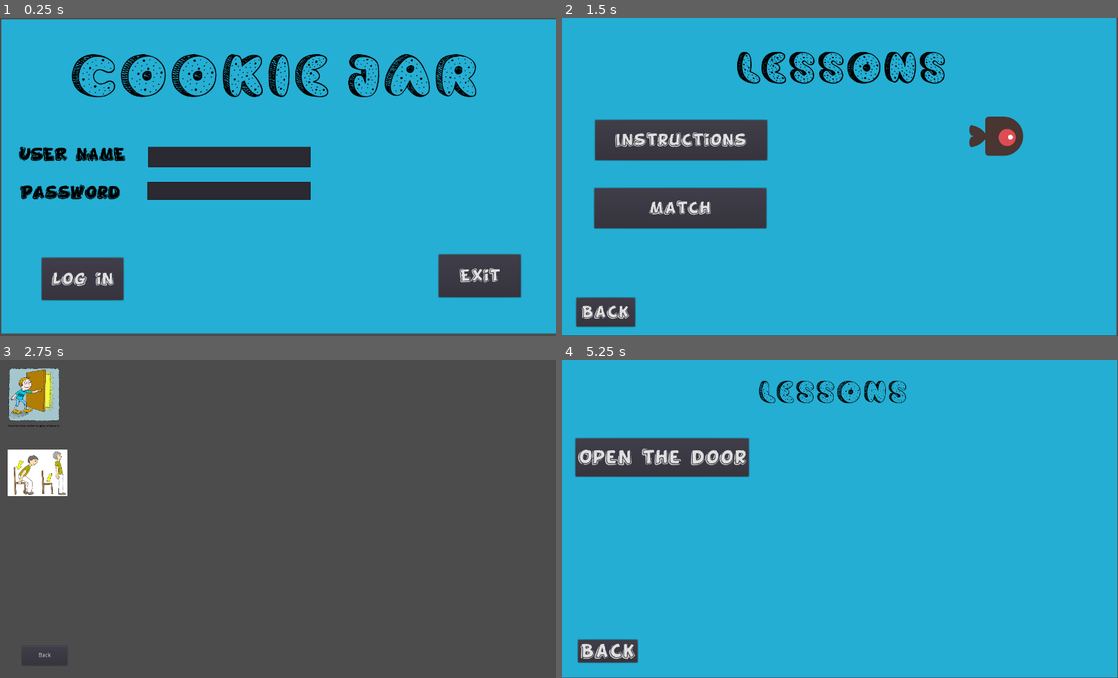
Above: before the commit, frames 1-4 (two rows, left to right).
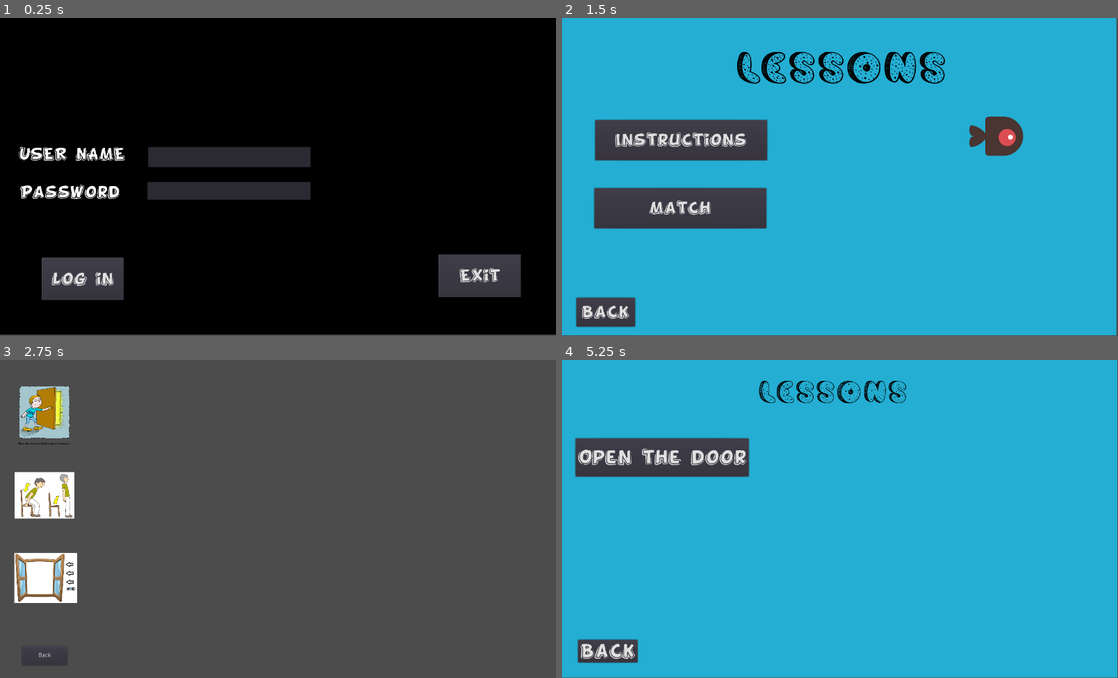
Above: after the commit, the same moments.

Repository: athelog/CookiesJAR
Game: Godot game, scene res://Scene/main.tscn
Same seed, same stepped clock (60 frames per second), same inputs: the game is played once before the commit and once after it. Video files are missing from this copy of the repository; at most half a second of black plays in their place.
Inputs (mouse positions are in pixels of both pictures, inside the frame that each line leads up to):
- Up to frame 1 (0.25 s): no input
- Up to frame 2 (1.5 s): click (789, 157) at 0.52 s; type "Alex" at 0.6 s; click (789, 189) at 0.75 s; type "12" at 0.83 s; click "Log in" at 1.25 s
- Up to frame 3 (2.75 s): click "Match" at 2 s
- Up to frame 4 (5.25 s): click "Back" at 2.75 s; click "Back" at 3.5 s; click "Log in" at 4.25 s; click "Instructions" at 5 s

The runs differ from the first frame. In frame 1, 91% of the frame differs, in the area x 0-100%, y 0-100%; in frame 2, nothing differs; in frame 3, 5.9%; in frame 4, nothing differs.

Commit message:
Cambiso en apariencia

Diff:
--- a/Code/main.gd
+++ b/Code/main.gd
@@ -3,7 +3,7 @@
 var userPasswordFld
 
 func _ready():
-	pass
+	$loginVideo.play()
 
 func _process(delta):#se ejecuta cada frame.
 	pass
--- a/Scene/main.tscn
+++ b/Scene/main.tscn
@@ -1,39 +1,40 @@
-[gd_scene load_steps=9 format=2]
+[gd_scene load_steps=10 format=2]
 
 [ext_resource path="res://Code/main.gd" type="Script" id=1]
-[ext_resource path="res://Font/Cookie Dough.otf" type="DynamicFontData" id=2]
-[ext_resource path="res://Font/FunnyKid.ttf" type="DynamicFontData" id=3]
+[ext_resource path="res://MEDIA/Videos/Login/login_animation_Scene-2.ogv" type="VideoStream" id=2]
+[ext_resource path="res://Font/Cookie Dough.otf" type="DynamicFontData" id=3]
+[ext_resource path="res://Font/FunnyKid.ttf" type="DynamicFontData" id=4]
 
 [sub_resource type="DynamicFont" id=1]
 
 size = 150
-use_mipmaps = false
-use_filter = false
-font_data = ExtResource( 2 )
-_sections_unfolded = [ "Font", "Settings" ]
-
-[sub_resource type="DynamicFont" id=2]
-
-size = 50
-use_mipmaps = false
-use_filter = false
-font_data = ExtResource( 3 )
-_sections_unfolded = [ "Settings" ]
-
-[sub_resource type="DynamicFont" id=3]
-
-size = 50
 use_mipmaps = false
 use_filter = false
 font_data = ExtResource( 3 )
 _sections_unfolded = [ "Font", "Settings" ]
 
+[sub_resource type="DynamicFont" id=2]
+
+size = 50
+use_mipmaps = false
+use_filter = false
+font_data = ExtResource( 4 )
+_sections_unfolded = [ "Settings" ]
+
+[sub_resource type="DynamicFont" id=3]
+
+size = 50
+use_mipmaps = false
+use_filter = false
+font_data = ExtResource( 4 )
+_sections_unfolded = [ "Font", "Settings" ]
+
 [sub_resource type="DynamicFont" id=4]
 
 size = 50
 use_mipmaps = false
 use_filter = false
-font_data = ExtResource( 3 )
+font_data = ExtResource( 4 )
 _sections_unfolded = [ "Settings" ]
 
 [sub_resource type="DynamicFont" id=5]
@@ -41,11 +42,10 @@
 size = 50
 use_mipmaps = false
 use_filter = false
-font_data = ExtResource( 3 )
+font_data = ExtResource( 4 )
 _sections_unfolded = [ "Font", "Settings" ]
 
-
-[node name="CanvasLayer" type="CanvasLayer" index="0"]
+[node name="CanvasLayer" type="CanvasLayer"]
 
 layer = 1
 offset = Vector2( 0, 0 )
@@ -55,8 +55,31 @@
 script = ExtResource( 1 )
 _sections_unfolded = [ "Pause" ]
 
-[node name="ColorRect" type="ColorRect" parent="." index="0"]
-
+[node name="loginVideo" type="VideoPlayer" parent="." index="0"]
+
+anchor_left = 0.0
+anchor_top = 0.0
+anchor_right = 0.0
+anchor_bottom = 0.0
+margin_right = 1362.0
+margin_bottom = 777.0
+rect_pivot_offset = Vector2( 0, 0 )
+mouse_filter = 0
+mouse_default_cursor_shape = 0
+size_flags_horizontal = 1
+size_flags_vertical = 1
+audio_track = 0
+stream = ExtResource( 2 )
+volume_db = 0.0
+autoplay = false
+paused = false
+expand = true
+buffering_msec = 500
+bus = "Master"
+
+[node name="ColorRect" type="ColorRect" parent="." index="1"]
+
+visible = false
 anchor_left = 0.0
 anchor_top = 0.0
 anchor_right = 0.0
@@ -72,7 +95,7 @@
 size_flags_vertical = 1
 color = Color( 0.146255, 0.687375, 0.832031, 1 )
 
-[node name="Title" type="Label" parent="." index="1"]
+[node name="Title" type="Label" parent="." index="2"]
 
 anchor_left = 0.0
 anchor_top = 0.0
@@ -97,7 +120,7 @@
 max_lines_visible = -1
 _sections_unfolded = [ "custom_colors", "custom_fonts" ]
 
-[node name="Exit" type="Button" parent="." index="2"]
+[node name="Exit" type="Button" parent="." index="3"]
 
 anchor_left = 0.0
 anchor_top = 0.0
@@ -124,7 +147,7 @@
 align = 1
 _sections_unfolded = [ "custom_colors" ]
 
-[node name="User" type="Label" parent="." index="3"]
+[node name="User" type="Label" parent="." index="4"]
 
 anchor_left = 0.0
 anchor_top = 0.0
@@ -140,7 +163,7 @@
 size_flags_horizontal = 1
 size_flags_vertical = 4
 custom_fonts/font = SubResource( 3 )
-custom_colors/font_color = Color( 0, 0, 0, 1 )
+custom_colors/font_color = Color( 0.988281, 0.988281, 0.988281, 1 )
 custom_colors/font_color_shadow = Color( 0, 0, 0, 1 )
 text = "User Name"
 uppercase = true
@@ -149,7 +172,7 @@
 max_lines_visible = -1
 _sections_unfolded = [ "custom_colors", "custom_fonts" ]
 
-[node name="Password" type="Label" parent="." index="4"]
+[node name="Password" type="Label" parent="." index="5"]
 
 anchor_left = 0.0
 anchor_top = 0.0
@@ -165,7 +188,7 @@
 size_flags_horizontal = 1
 size_flags_vertical = 4
 custom_fonts/font = SubResource( 4 )
-custom_colors/font_color = Color( 0, 0, 0, 1 )
+custom_colors/font_color = Color( 1, 1, 1, 1 )
 custom_colors/font_color_shadow = Color( 0, 0, 0, 1 )
 text = "Password"
 percent_visible = 1.0
@@ -173,7 +196,7 @@
 max_lines_visible = -1
 _sections_unfolded = [ "custom_colors" ]
 
-[node name="Log in" type="Button" parent="." index="5"]
+[node name="Log in" type="Button" parent="." index="6"]
 
 anchor_left = 0.0
 anchor_top = 0.0
@@ -199,7 +222,7 @@
 align = 1
 _sections_unfolded = [ "custom_fonts" ]
 
-[node name="LEditUser" type="LineEdit" parent="." index="6"]
+[node name="LEditUser" type="LineEdit" parent="." index="7"]
 
 anchor_left = 0.0
 anchor_top = 0.0
@@ -215,14 +238,19 @@
 mouse_default_cursor_shape = 1
 size_flags_horizontal = 1
 size_flags_vertical = 1
+custom_colors/selection_color = Color( 0.925781, 0.0180817, 0.0180817, 1 )
+custom_colors/cursor_color = Color( 0.362777, 0.671875, 0.0813599, 1 )
+custom_colors/font_color_selected = Color( 0.816406, 0.073349, 0.75255, 1 )
+custom_colors/font_color = Color( 0.890625, 0.805389, 0.111328, 1 )
 focus_mode = 2
 context_menu_enabled = true
 placeholder_alpha = 0.6
 caret_blink = false
 caret_blink_speed = 0.65
 caret_position = 0
-
-[node name="LEditPass" type="LineEdit" parent="." index="7"]
+_sections_unfolded = [ "custom_colors", "custom_constants" ]
+
+[node name="LEditPass" type="LineEdit" parent="." index="8"]
 
 anchor_left = 0.0
 anchor_top = 0.0
--- a/Scene/matchScene/UNION.gd
+++ b/Scene/matchScene/UNION.gd
@@ -17,3 +17,7 @@
 
 func _on_Back_pressed():
 	get_tree().change_scene("res://Scene/LessonsScene/Lessons.tscn")#cambia de escena
+
+
+func _on_Area2D_body_entered( body ):
+	print (body)
--- a/Scene/matchScene/UNION.tscn
+++ b/Scene/matchScene/UNION.tscn
@@ -1,8 +1,14 @@
-[gd_scene load_steps=4 format=2]
+[gd_scene load_steps=6 format=2]
 
 [ext_resource path="res://Scene/matchScene/UNION.gd" type="Script" id=1]
 [ext_resource path="res://Scene/matchScene/match2.tscn" type="PackedScene" id=2]
 [ext_resource path="res://Scene/matchScene/Match.tscn" type="PackedScene" id=3]
+[ext_resource path="res://Scene/matchScene/match3.tscn" type="PackedScene" id=4]
+
+[sub_resource type="RectangleShape2D" id=1]
+
+custom_solver_bias = 0.0
+extents = Vector2( 10, 10.8066 )
 
 [node name="Node2D" type="Node2D" index="0"]
 
@@ -11,15 +17,20 @@
 
 [node name="Node2D" parent="." index="0" instance=ExtResource( 2 )]
 
-position = Vector2( 95.6637, 302.879 )
+position = Vector2( 112.366, 357.995 )
 scale = Vector2( 2.32703, 2.32703 )
 
 [node name="Node2D2" parent="." index="1" instance=ExtResource( 3 )]
 
-position = Vector2( 99.3382, 125.822 )
+position = Vector2( 124.391, 169.247 )
 scale = Vector2( 2.28179, 2.33524 )
 
-[node name="Back" type="Button" parent="." index="2"]
+[node name="Node2D3" parent="." index="2" instance=ExtResource( 4 )]
+
+position = Vector2( 120.092, 568.016 )
+scale = Vector2( 2.42582, 1.88012 )
+
+[node name="Back" type="Button" parent="." index="3"]
 
 anchor_left = 0.0
 anchor_top = 0.0
@@ -43,4 +54,24 @@
 flat = false
 align = 1
 
+[node name="Area2D" type="Area2D" parent="." index="4"]
+
+position = Vector2( 1251.6, 713.359 )
+scale = Vector2( 3.54914, 2.92282 )
+input_pickable = true
+gravity_vec = Vector2( 0, 1 )
+gravity = 98.0
+linear_damp = 0.1
+angular_damp = 1.0
+audio_bus_override = false
+audio_bus_name = "Master"
+
+[node name="CollisionShape2D" type="CollisionShape2D" parent="Area2D" index="0"]
+
+position = Vector2( -2.50713, -5.68541 )
+scale = Vector2( 3.13746, 3.38684 )
+shape = SubResource( 1 )
+
 [connection signal="pressed" from="Back" to="." method="_on_Back_pressed"]
+
+[connection signal="body_entered" from="Area2D" to="." method="_on_Area2D_body_entered"]
--- /dev/null
+++ b/Scene/matchScene/match3.gd
@@ -0,0 +1,18 @@
+extends Node2D
+
+var is_inside = false
+
+func _ready():
+    set_process(true)
+
+func _process(delta):
+    if is_inside:
+        self.set_global_position(get_viewport().get_mouse_position())
+
+func _on_area_input_event( viewport, event, shape_idx ):
+    if event.is_action_pressed("left_click"):
+        is_inside = true
+        print("se ha clickeado dentro")
+    if event.is_action_released("left_click"):
+        is_inside = false
+        print("se ha soltado el click")
--- /dev/null
+++ b/Scene/matchScene/match3.tscn
@@ -0,0 +1,39 @@
+[gd_scene load_steps=4 format=2]
+
+[ext_resource path="res://Scene/matchScene/match3.gd" type="Script" id=1]
+[ext_resource path="res://MEDIA/Images/MatchImg/open-window.png" type="Texture" id=2]
+
+[sub_resource type="RectangleShape2D" id=1]
+
+custom_solver_bias = 0.0
+extents = Vector2( 10, 10 )
+
+[node name="Node2D" type="Node2D"]
+
+position = Vector2( 115.511, 86.7618 )
+scale = Vector2( 3.74407, 2.60327 )
+script = ExtResource( 1 )
+
+[node name="Sprite" type="Sprite" parent="." index="0"]
+
+position = Vector2( 0.727387, 0.0175204 )
+scale = Vector2( 0.104879, 0.176525 )
+texture = ExtResource( 2 )
+
+[node name="area" type="Area2D" parent="." index="1"]
+
+input_pickable = true
+gravity_vec = Vector2( 0, 1 )
+gravity = 98.0
+linear_damp = 0.1
+angular_damp = 1.0
+audio_bus_override = false
+audio_bus_name = "Master"
+
+[node name="CollisionShape2D" type="CollisionShape2D" parent="area" index="0"]
+
+position = Vector2( 1.36984, 0.71613 )
+scale = Vector2( 3.03911, 3.15949 )
+shape = SubResource( 1 )
+
+[connection signal="input_event" from="area" to="." method="_on_area_input_event"]
Not shown, added: MEDIA/Videos/Login/login_animation_Scene-2.ogv.import
Not shown, added: MEDIA/Videos/Login/login_animation_Scene-2.ogv
